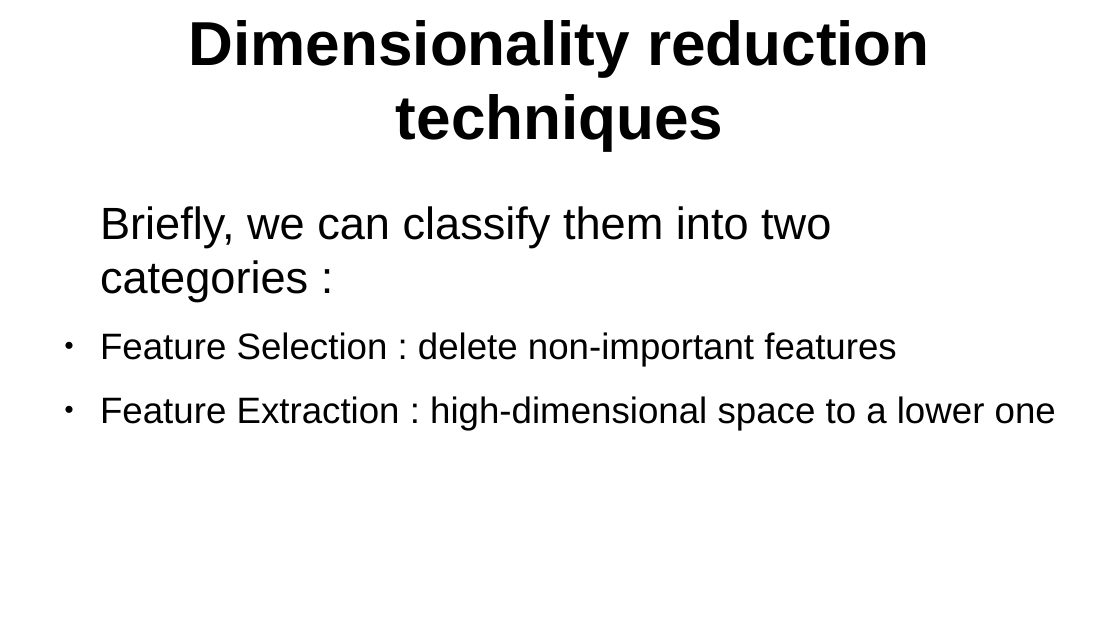
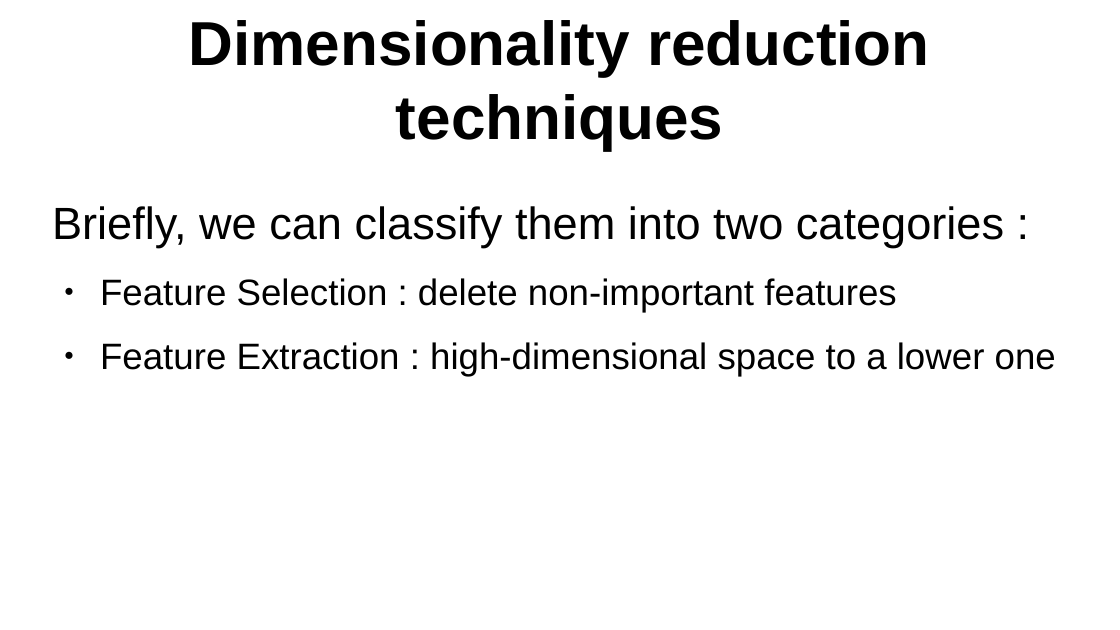
Before and after one commit to whalit/SFML-Project, a slide deck: slide 7 of presentation_Project.odp. Drawn at 1120x630 pixels with LibreOffice and Linux fonts; fonts in the diff are those of the drawing. Boxes give left, top, right and bottom in pixels: in the first picture for what was removed or moved away, otherwise in the second. Text is boxed around its words. In the diff, an @@ line names an element or a change of style, - is before the commit and + after.

```diff
--- a/presentation_Project.odp
+++ b/presentation_Project.odp
@@ text "Briefly, we can classify them ..." at (52, 206, 1056, 376): indent changed @@
```
Also in this commit, not shown: 4 other slides changed, 7 slides added.
